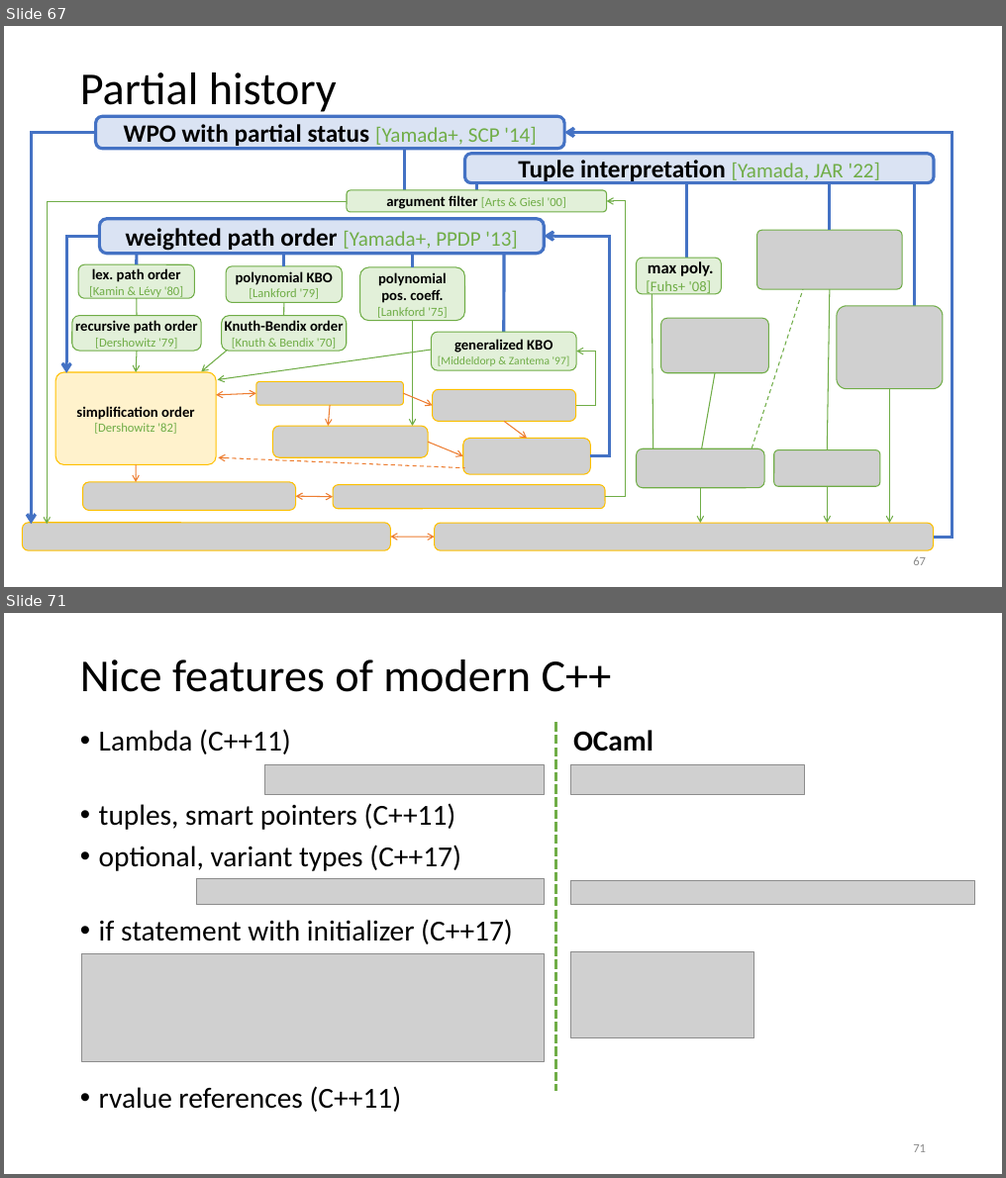
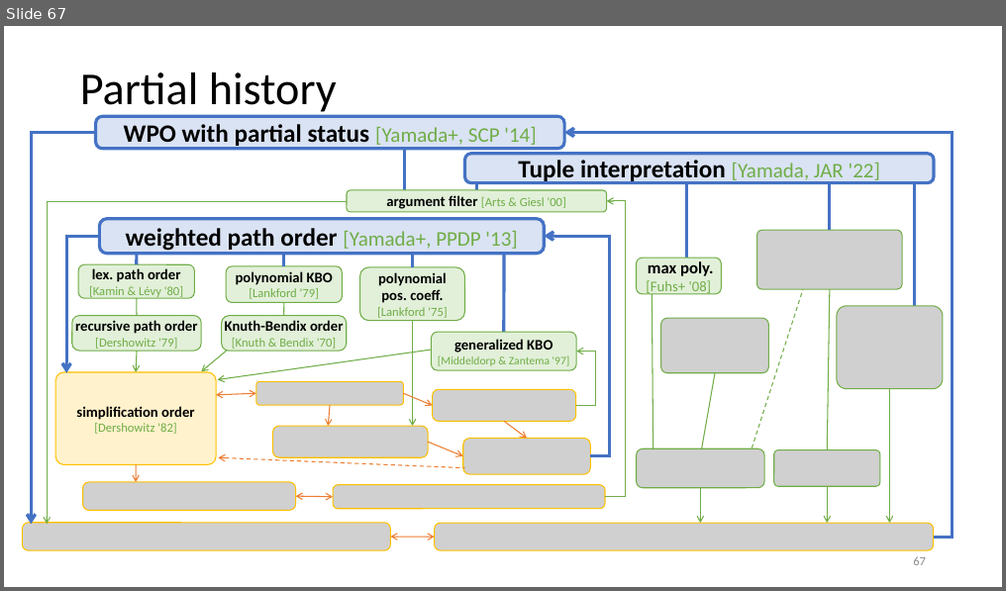
Before and after one commit to AkihisaYamada/AkihisaYamada.github.io, a slide deck: fscd.pptx. Shown one above the other, each under a label of ours: slides 67 and 71 before the commit, slide 67 after it; the slides between them are not shown. The pictures are 1006x1178 and 1006x591 pixels, drawn with LibreOffice and Linux fonts; fonts in the diff are those of the drawing; grey boxes stand for pictures. Boxes give left, top, right and bottom in pixels: in the first picture for what was removed or moved away, otherwise in the second. Text is boxed around its words. In the diff, an @@ line names an element or a change of style, - is before the commit and + after.

```diff
--- a/fscd.pptx
+++ b/fscd.pptx
@@ slide 71 removed at [4, 613, 1002, 1174], background #FFFFFF @@
@@ title removed at [80, 660, 612, 692] @@
-Nice features of modern C++
@@ text removed at [99, 729, 513, 1112] @@
-• Lambda (C++11)
-• tuples, smart pointers (C++11)
-• optional, variant types (C++17)
-• if statement with initializer (C++17)
-• rvalue references (C++11)
@@ line removed from (556, 722) to (556, 1091) @@
@@ text removed at [573, 730, 653, 752] @@
-OCaml
@@ picture removed at [265, 764, 545, 794] @@
@@ picture removed at [570, 764, 804, 794] @@
@@ picture removed at [196, 878, 545, 904] @@
@@ picture removed at [570, 880, 974, 904] @@
@@ picture removed at [82, 954, 545, 1061] @@
@@ picture removed at [570, 953, 754, 1039] @@
@@ page number removed at [913, 1145, 926, 1153] @@
-71
```
Also in this commit, not shown: 5 other slides removed.
